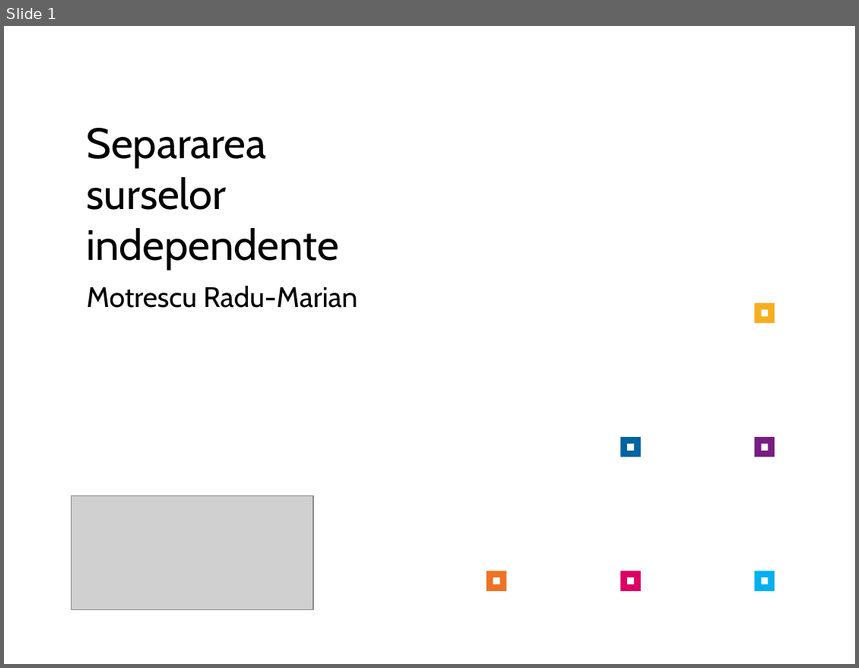
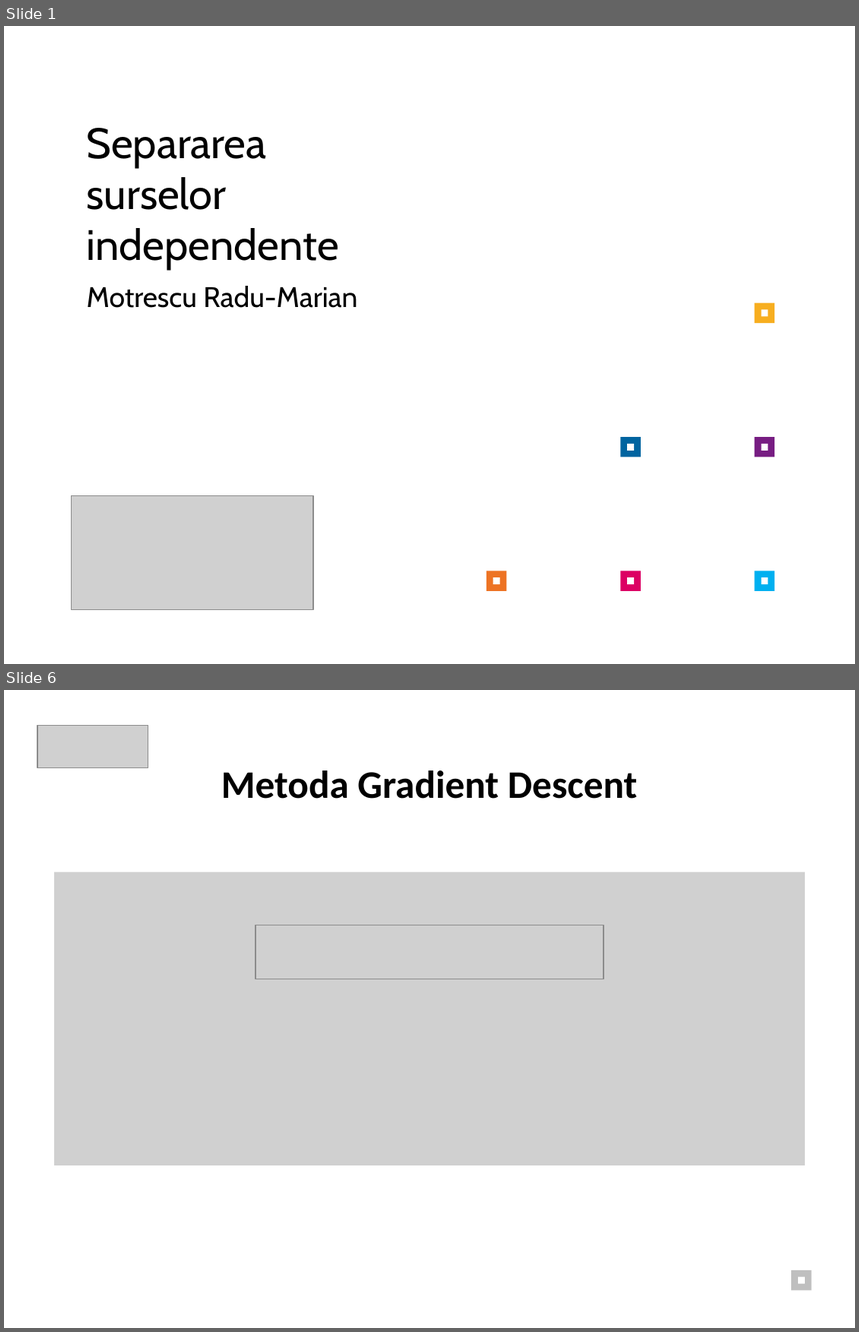
Before and after one commit to radumotrescu/Licenta-BSS, a slide deck: documentatie/prezentare_v2.pptx. Shown one above the other, each under a label of ours: slide 1 before the commit, slides 1 and 6 after it; the slides between them are not shown. The pictures are 859x668 and 859x1332 pixels, drawn with LibreOffice and Linux fonts; fonts in the diff are those of the drawing; grey boxes stand for pictures. Boxes give left, top, right and bottom in pixels: in the first picture for what was removed or moved away, otherwise in the second. Text is boxed around its words. In the diff, an @@ line names an element or a change of style, - is before the commit and + after.

```diff
--- a/documentatie/prezentare_v2.pptx
+++ b/documentatie/prezentare_v2.pptx
@@ slide 6 added at [4, 690, 855, 1328], background #FFFFFF @@
@@ picture added at [37, 725, 148, 768] @@
@@ title added at [221, 771, 638, 799], 33 pt, text #000000, bold @@
+Metoda Gradient Descent
@@ picture added at [54, 872, 805, 1166] @@
@@ picture added at [256, 926, 604, 980] @@
@@ rectangle added at [791, 1271, 812, 1291], fill #BFBFBF @@
@@ rectangle added at [798, 1277, 805, 1284], fill #FFFFFF @@
```
Also in this commit, not shown: 7 other slides added, 3 slides removed, 7 other files.
